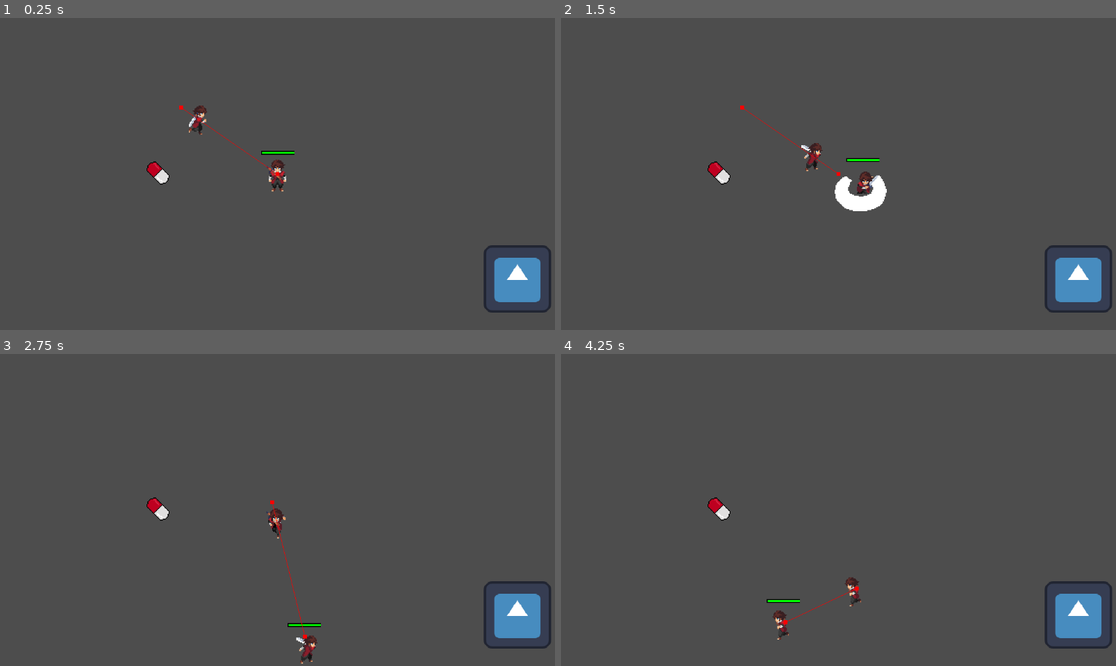
Above: before the commit, frames 1-4 (two rows, left to right).
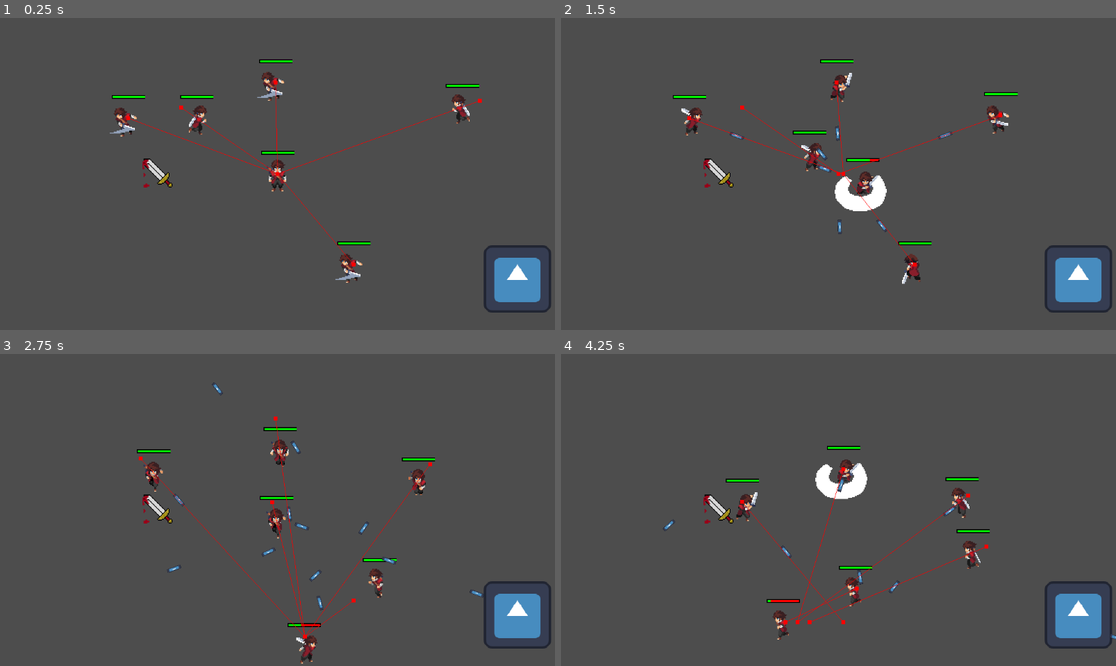
Above: after the commit, the same moments.

Repository: inthecrowsnest/AUG2025_BrackeyJam_REAL
Game: Godot game, scene res://Scenes/Main.tscn
The game is run twice, just before and just after one commit, with the same random seed, the same clock (stepped at 60 frames per second) and the same inputs. The engine's default icon, where the game draws it, is replaced by a stand-in: a white triangle on a blue panel in a dark square.
Inputs (mouse positions are in pixels of both pictures, inside the frame that each line leads up to):
- Up to frame 1 (0.25 s): no input
- Up to frame 2 (1.5 s): move the mouse to (960, 158) at 0.52 s; press the mouse at (960, 158) at 0.53 s; hold Right (right) 0.53-1.28 s; move the mouse to (727, 189) at 1.27 s; release the mouse at (727, 189) at 1.28 s; hold Down (down) from 1.28 s (still down); click (727, 189) at 1.35 s
- Up to frame 3 (2.75 s): move the mouse to (333, 441) at 2.02 s; release Down (down) at 2.03 s; hold Right (right) from 2.03 s (still down); hold Space (dash) from 2.03 s (still down); click (333, 441) at 2.3 s
- Up to frame 4 (4.25 s): move the mouse to (810, 572) at 2.77 s; release Right (right) at 2.78 s; release Space (dash) at 2.78 s; hold Up (up) 2.78-3.53 s; tap 3 (double) at 2.85 s; click (810, 572) at 3.05 s; move the mouse to (1005, 556) at 3.52 s; press the mouse at (1005, 556) at 3.53 s; hold A (left) from 3.53 s (still down); tap 1 (half) at 3.6 s

The runs differ from the first frame. In frame 1, 1.7% of the frame differs, in the area x 19-87%, y 13-85%; in frame 2, 1.7%; in frame 3, 1.9%; in frame 4, 2.4%, in the area x 18-100%, y 29-92%.

Commit message:
enemy damage and player damage and some item additions

Diff:
--- a/Resources/Items/AddHealth.tres
+++ b/Resources/Items/AddHealth.tres
@@ -7,7 +7,7 @@
 script = ExtResource("1_hfs4h")
 sprite = ExtResource("2_v1ook")
 itemName = ""
-addedHealth = 10.0
+addedHealth = 50.0
 addedDamage = 0.0
 dashDelayMultiplier = 1.0
 attackSpeedMultiplier = 1.0
--- a/Resources/Items/DamageMultiplier.tres
+++ b/Resources/Items/DamageMultiplier.tres
@@ -8,7 +8,7 @@
 sprite = ExtResource("2_bkn3c")
 itemName = ""
 addedHealth = 0.0
-addedDamage = 0.0
+addedDamage = 2.0
 dashDelayMultiplier = 1.0
 attackSpeedMultiplier = 1.0
 metadata/_custom_type_script = "uid://b84d1u1qxsajd"
--- a/Scenes/CharacterComponents/Player.tscn
+++ b/Scenes/CharacterComponents/Player.tscn
@@ -832,7 +832,7 @@
 size = Vector2(18, 34)
 
 [node name="Player" type="CharacterBody2D"]
-collision_layer = 6
+collision_layer = 22
 collision_mask = 12
 motion_mode = 1
 script = ExtResource("1_2xyk0")
@@ -923,3 +923,4 @@
 
 [connection signal="timeout" from="Timer" to="StateMachine/Dash" method="_on_timer_timeout"]
 [connection signal="timeout" from="DelayTimer" to="." method="_on_delay_timer_timeout"]
+[connection signal="body_entered" from="StateMachine/Attack/HitBox" to="StateMachine/Attack" method="_on_hit_box_body_entered"]
--- a/Scenes/ImprovedRangedEnemy.tscn
+++ b/Scenes/ImprovedRangedEnemy.tscn
@@ -835,11 +835,12 @@
 script = ExtResource("1_sb7l0")
 
 [node name="healthBar" parent="." instance=ExtResource("2_dcup1")]
-visible = false
 offset_left = -17.0
 offset_top = -24.0
 offset_right = 17.0
 offset_bottom = -20.0
+max_value = 30.0
+value = 30.0
 
 [node name="Sprite" type="AnimatedSprite2D" parent="."]
 texture_filter = 1
@@ -931,6 +932,7 @@
 debug_color = Color(0.809228, 0.412772, 0, 0.42)
 
 [node name="healthBar2" parent="." instance=ExtResource("2_dcup1")]
+visible = false
 offset_left = -11.0
 offset_top = -19.0
 offset_right = 10.0
--- a/Scenes/Main.tscn
+++ b/Scenes/Main.tscn
@@ -1,10 +1,11 @@
-[gd_scene load_steps=9 format=3 uid="uid://b0f7f0wcg8fqh"]
+[gd_scene load_steps=10 format=3 uid="uid://b0f7f0wcg8fqh"]
 
 [ext_resource type="PackedScene" uid="uid://dm44txshdulyl" path="res://Scenes/CharacterComponents/Player.tscn" id="1_r150o"]
 [ext_resource type="Script" uid="uid://bu5t2w41wwsl4" path="res://Scripts/hurtBox.gd" id="2_kln2b"]
 [ext_resource type="Texture2D" uid="uid://cxmfcom4px13c" path="res://icon.svg" id="3_kln2b"]
 [ext_resource type="PackedScene" uid="uid://0qmcafn57svd" path="res://Scenes/items.tscn" id="4_rgh2o"]
-[ext_resource type="Resource" uid="uid://blxvh8nxf8kq8" path="res://Resources/Items/AddHealth.tres" id="5_v1gob"]
+[ext_resource type="Resource" uid="uid://bwkdyby23dk6l" path="res://Resources/Items/DamageMultiplier.tres" id="5_jw32o"]
+[ext_resource type="PackedScene" uid="uid://ble2uj0sygngr" path="res://Scenes/ImprovedRangedEnemy.tscn" id="7_50glp"]
 [ext_resource type="PackedScene" uid="uid://buubd3myw1mhw" path="res://Scenes/MeleeEnemy.tscn" id="7_jw32o"]
 
 [sub_resource type="RectangleShape2D" id="RectangleShape2D_idj7w"]
@@ -19,7 +20,6 @@
 metadata/_edit_vertical_guides_ = [-209.0]
 
 [node name="CharacterBody2D" parent="." instance=ExtResource("1_r150o")]
-collision_layer = 22
 collision_mask = 28
 
 [node name="hurtbox" type="Area2D" parent="."]
@@ -41,7 +41,7 @@
 
 [node name="Items" parent="." instance=ExtResource("4_rgh2o")]
 position = Vector2(-124, -1)
-item = ExtResource("5_v1gob")
+item = ExtResource("5_jw32o")
 
 [node name="Camera2D" type="Camera2D" parent="."]
 zoom = Vector2(2, 2)
@@ -49,3 +49,19 @@
 [node name="MeleeEnemy" parent="." node_paths=PackedStringArray("goal") instance=ExtResource("7_jw32o")]
 position = Vector2(-100, -69)
 goal = NodePath("../CharacterBody2D")
+
+[node name="RangedEnemy" parent="." node_paths=PackedStringArray("goal") instance=ExtResource("7_50glp")]
+position = Vector2(210, -76)
+goal = NodePath("../CharacterBody2D")
+
+[node name="RangedEnemy2" parent="." node_paths=PackedStringArray("goal") instance=ExtResource("7_50glp")]
+position = Vector2(-2, -95)
+goal = NodePath("../CharacterBody2D")
+
+[node name="RangedEnemy3" parent="." node_paths=PackedStringArray("goal") instance=ExtResource("7_50glp")]
+position = Vector2(79, 94)
+goal = NodePath("../CharacterBody2D")
+
+[node name="RangedEnemy4" parent="." node_paths=PackedStringArray("goal") instance=ExtResource("7_50glp")]
+position = Vector2(-155, -58)
+goal = NodePath("../CharacterBody2D")
--- a/Scenes/MeleeEnemy.tscn
+++ b/Scenes/MeleeEnemy.tscn
@@ -832,11 +832,12 @@
 script = ExtResource("1_sepub")
 
 [node name="healthBar" parent="." instance=ExtResource("2_wxc58")]
-visible = false
 offset_left = -17.0
 offset_top = -24.0
 offset_right = 17.0
 offset_bottom = -20.0
+max_value = 30.0
+value = 30.0
 
 [node name="Sprite" type="AnimatedSprite2D" parent="."]
 texture_filter = 1
@@ -909,8 +910,8 @@
 animation_name = "attack"
 
 [node name="HitBox" type="Area2D" parent="StateMachine/Attacking"]
-collision_layer = 16
-collision_mask = 0
+collision_layer = 0
+collision_mask = 16
 script = ExtResource("10_g01hn")
 metadata/_custom_type_script = "uid://dhp7m8cfed0ku"
 
@@ -930,4 +931,4 @@
 [connection signal="body_entered" from="Area2D" to="StateMachine/Chasing" method="_on_area_2d_body_entered"]
 [connection signal="body_exited" from="Area2D" to="StateMachine/Chasing" method="_on_area_2d_body_exited"]
 [connection signal="timeout" from="Timer" to="StateMachine/Chasing" method="_on_timer_timeout"]
-[connection signal="body_entered" from="StateMachine/Attacking/HitBox" to="." method="_on_hit_box_body_entered"]
+[connection signal="body_entered" from="StateMachine/Attacking/HitBox" to="StateMachine/Attacking" method="_on_hit_box_body_entered"]
--- a/Scenes/ranged_enemy.tscn
+++ /dev/null
@@ -1,75 +0,0 @@
-[gd_scene load_steps=11 format=3 uid="uid://jq5vqntqij1j"]
-
-[ext_resource type="Script" uid="uid://dgrvmjcif4pmh" path="res://Scripts/Controllers/ranged_enemy.gd" id="1_5x7gc"]
-[ext_resource type="Texture2D" uid="uid://cxmfcom4px13c" path="res://icon.svg" id="1_msnv5"]
-[ext_resource type="Script" uid="uid://7stqwqg0r7qk" path="res://Scripts/Statemachine Scripts/stateMachine.gd" id="3_lcaim"]
-[ext_resource type="Script" uid="uid://cnioph3ac7vbt" path="res://Scripts/Statemachine Scripts/Enemy States/RangedEnemyStates/RangedEnemyChasing.gd" id="4_pbmq5"]
-[ext_resource type="Script" uid="uid://d3wsdvkia4y4v" path="res://Scripts/Statemachine Scripts/Enemy States/RangedEnemyStates/RangedEnemyAttacking.gd" id="5_kybcg"]
-[ext_resource type="Script" uid="uid://byt0x8hmyuxe0" path="res://Scripts/Statemachine Scripts/Enemy States/RangedEnemyStates/RangedEnemyHurt.gd" id="6_xg1bg"]
-[ext_resource type="Script" uid="uid://ccmj0fgjx2vo3" path="res://Scripts/Statemachine Scripts/Enemy States/RangedEnemyStates/RangedEnemyIdle.gd" id="7_s86nv"]
-
-[sub_resource type="CircleShape2D" id="CircleShape2D_5x7gc"]
-radius = 16.0
-
-[sub_resource type="CircleShape2D" id="CircleShape2D_nqq2h"]
-radius = 274.987
-
-[sub_resource type="CircleShape2D" id="CircleShape2D_1qm41"]
-radius = 119.004
-
-[node name="Ranged Enemy" type="CharacterBody2D"]
-script = ExtResource("1_5x7gc")
-
-[node name="Sprite2D" type="Sprite2D" parent="."]
-scale = Vector2(0.25, 0.25)
-texture = ExtResource("1_msnv5")
-
-[node name="CollisionShape2D" type="CollisionShape2D" parent="."]
-shape = SubResource("CircleShape2D_5x7gc")
-
-[node name="Timer" type="Timer" parent="."]
-wait_time = 0.1
-one_shot = true
-
-[node name="NavigationAgent2D" type="NavigationAgent2D" parent="."]
-path_desired_distance = 3.0
-target_desired_distance = 3.0
-debug_enabled = true
-
-[node name="attack range" type="Area2D" parent="."]
-collision_layer = 4
-collision_mask = 2
-
-[node name="CollisionShape2D" type="CollisionShape2D" parent="attack range"]
-shape = SubResource("CircleShape2D_nqq2h")
-
-[node name="flee Range" type="Area2D" parent="."]
-collision_layer = 8
-collision_mask = 4
-
-[node name="CollisionShape2D" type="CollisionShape2D" parent="flee Range"]
-shape = SubResource("CircleShape2D_1qm41")
-
-[node name="StateMachine" type="Node2D" parent="."]
-script = ExtResource("3_lcaim")
-metadata/_custom_type_script = "uid://7stqwqg0r7qk"
-
-[node name="Chasing" type="Node2D" parent="StateMachine"]
-script = ExtResource("4_pbmq5")
-
-[node name="Attacking" type="Node2D" parent="StateMachine"]
-script = ExtResource("5_kybcg")
-
-[node name="Hurt" type="Node2D" parent="StateMachine"]
-script = ExtResource("6_xg1bg")
-
-[node name="Idle" type="Node2D" parent="StateMachine"]
-script = ExtResource("7_s86nv")
-
-[node name="ShootTimer" type="Timer" parent="."]
-
-[connection signal="timeout" from="Timer" to="." method="_on_timer_timeout"]
-[connection signal="body_entered" from="attack range" to="StateMachine/Chasing" method="_on_attack_range_body_entered"]
-[connection signal="body_exited" from="attack range" to="StateMachine/Chasing" method="_on_attack_range_body_exited"]
-[connection signal="body_entered" from="flee Range" to="StateMachine/Chasing" method="_on_flee_range_body_entered"]
-[connection signal="timeout" from="ShootTimer" to="StateMachine/Attacking" method="_on_shoot_timer_timeout"]
--- a/Scripts/Controllers/MeleeEnemy.gd
+++ b/Scripts/Controllers/MeleeEnemy.gd
@@ -8,7 +8,7 @@
 @export var goal: Node = null
 var facingDirection = Vector2(0.0, 1.0)
 
-var health: int = 10
+var health: int = 30
 
 func _ready() -> void:
 	# Initialize the state machine, passing a reference of the player to the states,
@@ -21,7 +21,7 @@
 func _physics_process(delta: float) -> void:
 	state_machine.process_physics(delta)
 	move_and_slide()
-	healthBar.value = health
+	healthBar.set_value(health)
 
 	if health <= 0:
 		die()
@@ -32,6 +32,10 @@
 func die():
 	$".".queue_free()
 
-
-func _on_hit_box_body_entered(body: Player) -> void:
-	body.take_damage(10)
+func take_damage(damage:int):
+	print(health)
+	print("taken damage")
+	health -= damage
+	if health < 0: health = 0
+	healthBar.set_value(health)
+	healthBar.max_value = healthBar.max_value
--- a/Scripts/Controllers/playerController.gd
+++ b/Scripts/Controllers/playerController.gd
@@ -11,6 +11,7 @@
 var canDash = true
 var attackSpeed = 1
 var addedDamage = 1
+var chanceDodge = 0
 
 var maxHealth: float = 100
 var health: float = 100
@@ -57,4 +58,6 @@
 func obtain_item(item: ItemData) -> void:
 	#TODO
 	attackSpeed *= item.attackSpeedMultiplier
-	healthBar.value += item.addedHealth
+	health += item.addedHealth
+	healthBar.max_value = healthBar.max_value
+	addedDamage *= item.addedDamage
--- a/Scripts/Controllers/ranged_enemy.gd
+++ b/Scripts/Controllers/ranged_enemy.gd
@@ -9,7 +9,7 @@
 
 var facingDirection = Vector2(0.0, 1.0)
 
-var health: int = 10
+var health: int = 30
 
 func _ready() -> void:
 	# Initialize the state machine, passing a reference of the player to the states,
@@ -32,3 +32,11 @@
 
 func die():
 	$".".queue_free()
+
+func take_damage(damage:int):
+	print(health)
+	print("taken damage")
+	health -= damage
+	if health < 0: health = 0
+	healthBar.set_value(health)
+	healthBar.max_value = healthBar.max_value
--- a/Scripts/Resource Scripts/item_data.gd
+++ b/Scripts/Resource Scripts/item_data.gd
@@ -10,3 +10,4 @@
 @export var addedDamage: float = 0
 @export var dashDelayMultiplier: float = 1.0
 @export var attackSpeedMultiplier: float = 1.0
+@export var chanceToDodge: float = 0.0
--- a/Scripts/Statemachine Scripts/Enemy States/melee enemy states/MeleeEnemyAttackingState.gd
+++ b/Scripts/Statemachine Scripts/Enemy States/melee enemy states/MeleeEnemyAttackingState.gd
@@ -30,3 +30,6 @@
 func process_physics(delta:float) -> State:
 	super(delta)
 	return null
+
+func _on_hit_box_body_entered(body: Player) -> void:
+	body.take_damage(10)
--- a/Scripts/Statemachine Scripts/Player States/attackState.gd
+++ b/Scripts/Statemachine Scripts/Player States/attackState.gd
@@ -33,3 +33,6 @@
 func process_physics(delta:float) -> State:
 	super(delta)
 	return null
+
+func _on_hit_box_body_entered(body: EnemyController) -> void:
+	body.take_damage(20 * parent.addedDamage)
--- a/Scripts/hitBox.gd
+++ b/Scripts/hitBox.gd
@@ -1,5 +1,6 @@
 class_name HitBox extends Area2D
 
 func _ready():
-	self.collision_layer = 2
-	self.collision_mask = 0
+	#self.collision_layer = 2
+	#self.collision_mask = 0
+	pass
